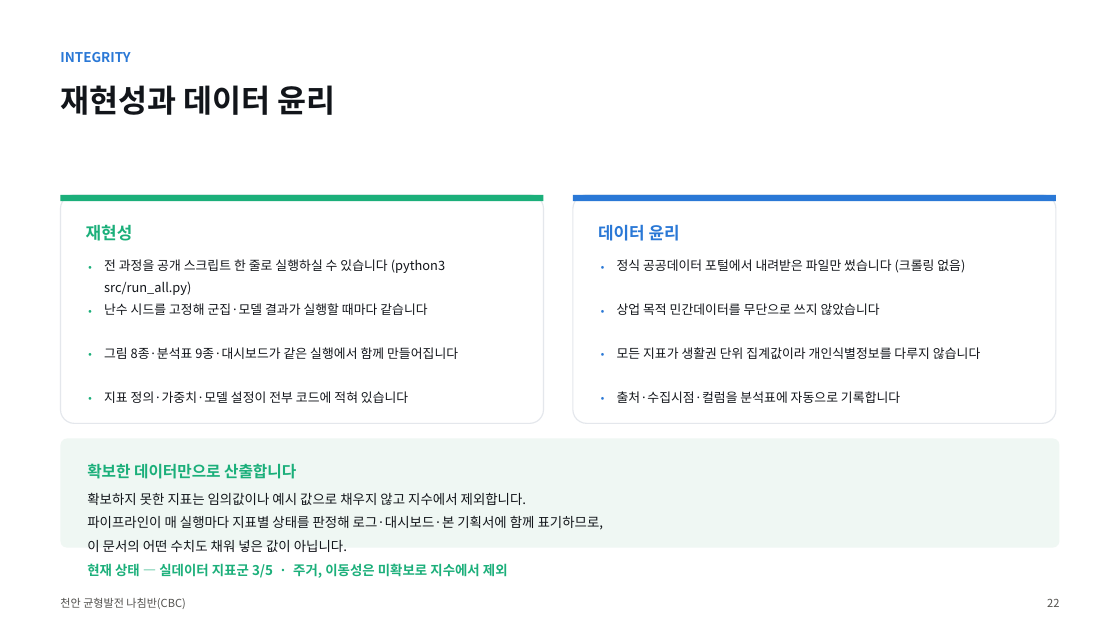
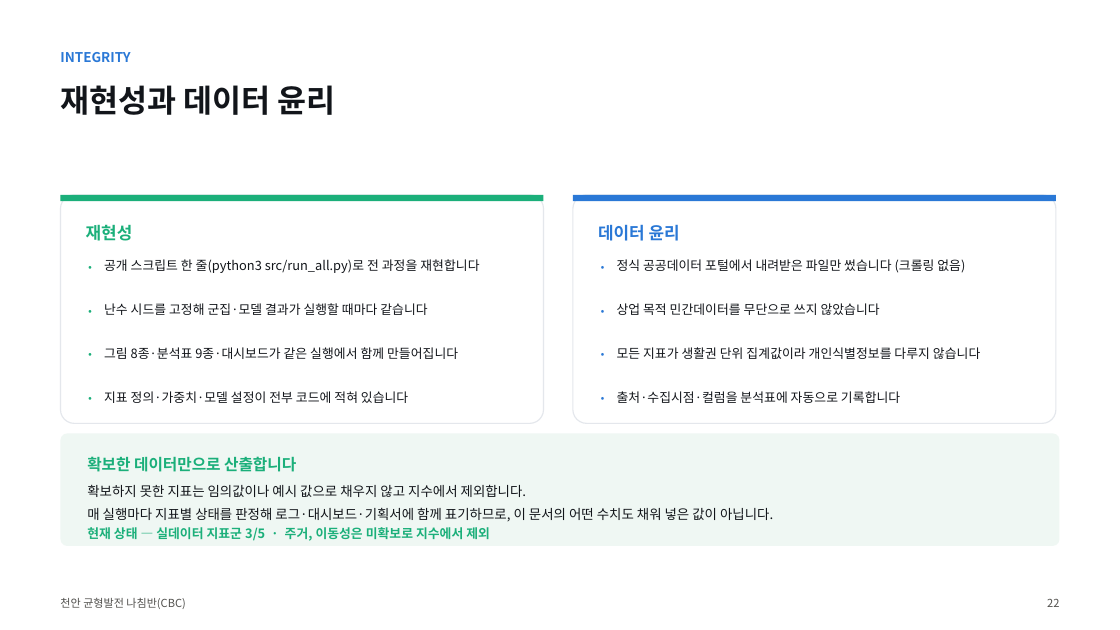
Before and after one commit to BioCode67/2026-AI-, a slide deck: slide 23 of deliverables/기획서_천안균형발전나침반_CBC.pptx. Drawn at 1120x630 pixels with LibreOffice and Linux fonts; fonts in the diff are those of the drawing. Boxes give left, top, right and bottom in pixels: in the first picture for what was removed or moved away, otherwise in the second. Text is boxed around its words. In the diff, an @@ line names an element or a change of style, - is before the commit and + after.

```diff
--- a/deliverables/기획서_천안균형발전나침반_CBC.pptx
+++ b/deliverables/기획서_천안균형발전나침반_CBC.pptx
@@ text at [104, 259, 479, 273]: text changed @@
-전 과정을 공개 스크립트 한 줄로 실행하실 수 있습니다 (python3 src/run_all.py)
+공개 스크립트 한 줄(python3 src/run_all.py)로 전 과정을 재현합니다
@@ rounded rectangle: place and size @@
-rounded rectangle at [60, 439, 1060, 548]
+rounded rectangle at [60, 434, 1060, 546]
@@ text "확보한 데이터만으로 산출합니다": place and size @@
-text "확보한 데이터만으로 산출합니다" at [87, 463, 296, 479]
+text "확보한 데이터만으로 산출합니다" at [87, 456, 296, 472]
@@ text "확보하지 못한 지표는 임의값이나 예시 ...": place and size @@
-text "확보하지 못한 지표는 임의값이나 예시 ..." at [87, 492, 604, 552]
+text "확보하지 못한 지표는 임의값이나 예시 ..." at [87, 484, 773, 521]
@@ text at [87, 508, 773, 521]: text changed @@
-파이프라인이 매 실행마다 지표별 상태를 판정해 로그·대시보드·본 기획서에 함께 표기하므로,
-이 문서의 어떤 수치도 채워 넣은 값이 아닙니다.
+매 실행마다 지표별 상태를 판정해 로그·대시보드·기획서에 함께 표기하므로, 이 문서의 어떤 수치도 채워 넣은 값이 아닙니다.
@@ text "현재 상태 — 실데이터 지표군 ...": place and size @@
-text "현재 상태 — 실데이터 지표군 ..." at [87, 563, 508, 578]
+text "현재 상태 — 실데이터 지표군 ..." at [87, 527, 490, 541]
@@ text "현재 상태 — 실데이터 지표군 ..." at [87, 527, 490, 541]: size 11.5 to 11 pt @@
```
Also in this commit, not shown: 3 other slides changed, 9 other files.
